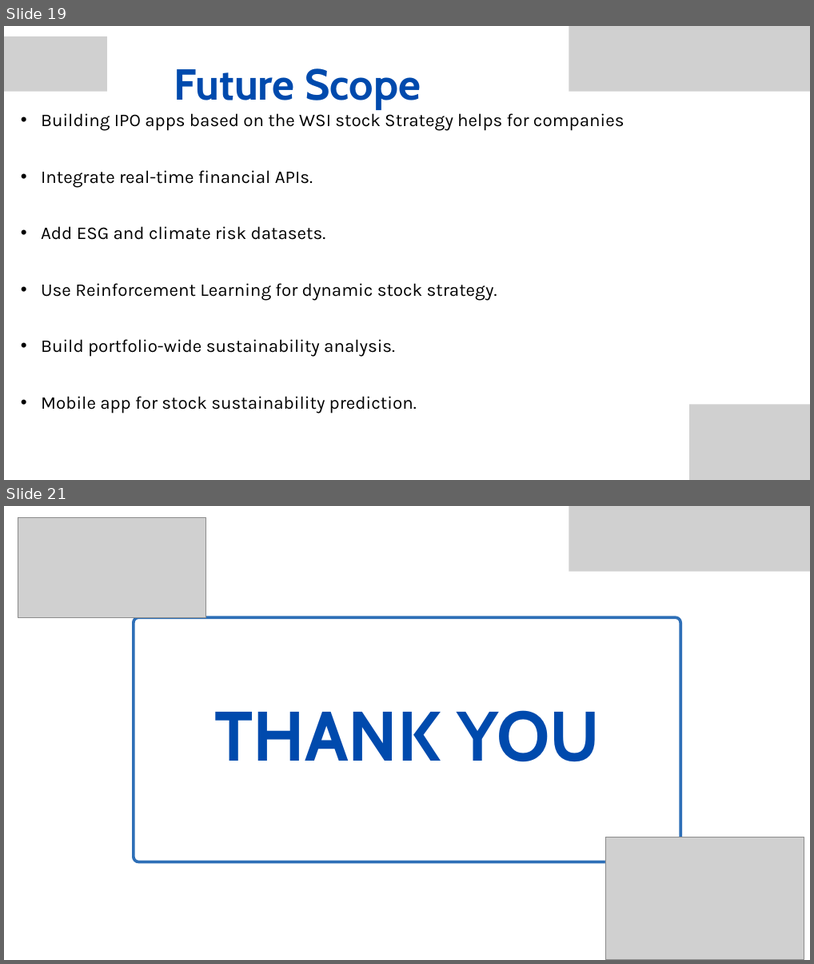
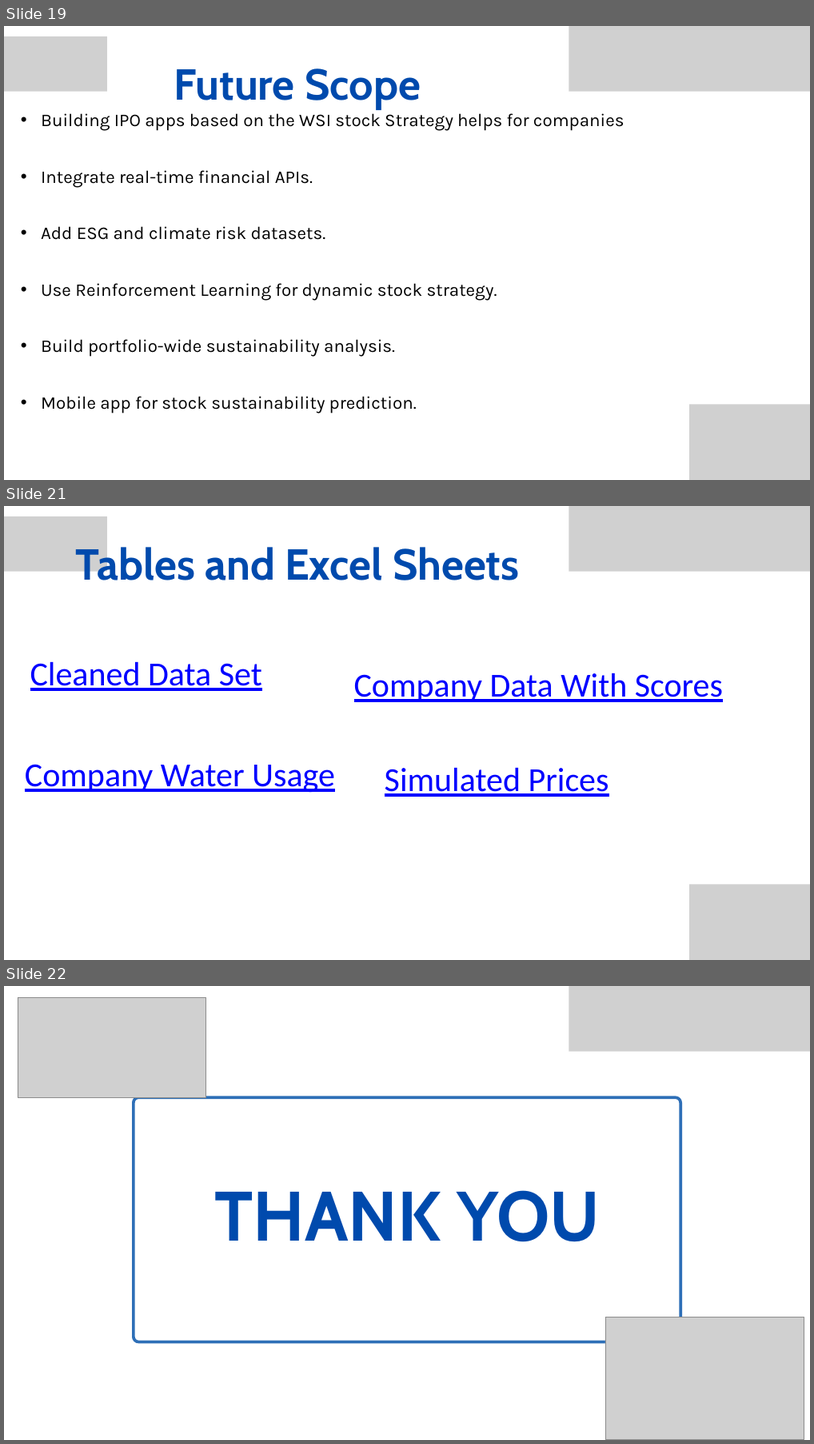
Before and after one commit to Subrahmanya-H/Water-For-Sustainability-and-Stocks, a slide deck: Sustainable living refers to a lifestyle that minimizes the use of natural resources and personal resources. (2).pptx. Shown one above the other, each under a label of ours: slides 19 and 21 before the commit, slides 19, 21 and 22 after it; the slides between them are not shown. The pictures are 814x964 and 814x1444 pixels, drawn with LibreOffice and Linux fonts; fonts in the diff are those of the drawing; grey boxes stand for pictures. Boxes give left, top, right and bottom in pixels: in the first picture for what was removed or moved away, otherwise in the second. Text is boxed around its words. In the diff, an @@ line names an element or a change of style, - is before the commit and + after.

```diff
--- a/Sustainable living refers to a lifestyle that minimizes the use of natural resources and personal resources. (2).pptx
+++ b/Sustainable living refers to a lifestyle that minimizes the use of natural resources and personal resources. (2).pptx
@@ slide 21 added at bbox=[4, 506, 810, 960], background #FFFFFF @@
@@ picture added at bbox=[4, 516, 107, 572] @@
@@ picture added at bbox=[569, 506, 810, 572] @@
@@ text added at bbox=[75, 543, 519, 580], 77.5 pt, text #004AAD, bold @@
+Tables and Excel Sheets
@@ text added at bbox=[30, 662, 262, 691], 60 pt, text #0000FF, underline @@
+Cleaned Data Set
@@ text added at bbox=[354, 673, 723, 702], 60 pt, text #0000FF, underline @@
+Company Data With Scores
@@ text added at bbox=[25, 764, 335, 792], 60 pt, text #0000FF, underline @@
+Company Water Usage
@@ text added at bbox=[385, 768, 610, 796], 60 pt, text #0000FF, underline @@
+Simulated Prices
@@ picture added at bbox=[690, 884, 810, 960] @@
@@ what was slide 21 is now slide 22 @@
```
Also in this commit, not shown: 2 slides changed, 1 other file.
